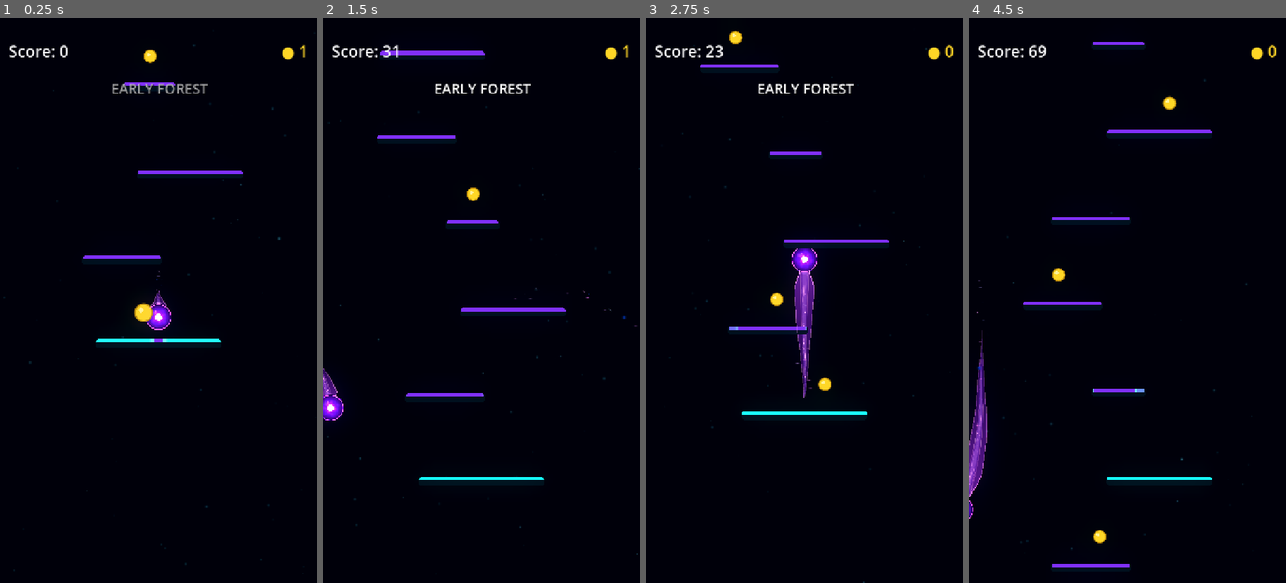
Above: before the commit, frames 1-4 (left to right).
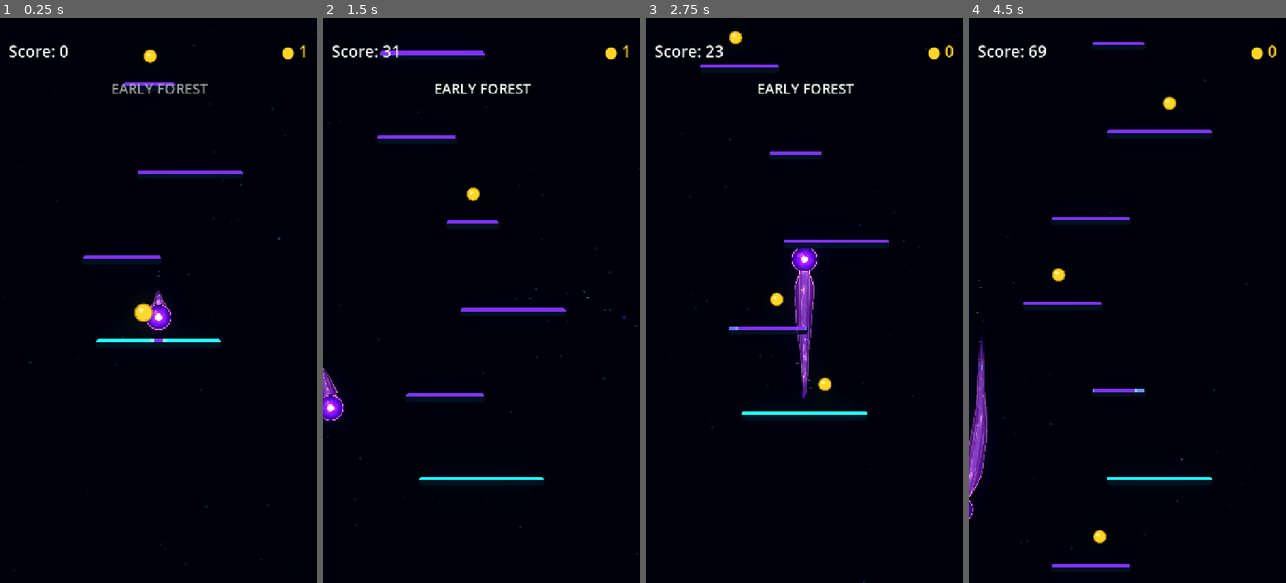
Above: after the commit, the same moments.

Repository: Kryodo/TowerJump
Game: Godot game, scene res://scenes/main.tscn
The game is run twice, just before and just after one commit, with the same random seed, the same clock (stepped at 60 frames per second) and the same inputs.
Inputs (mouse positions are in pixels of both pictures, inside the frame that each line leads up to):
- Up to frame 1 (0.25 s): no input
- Up to frame 2 (1.5 s): move the mouse to (551, 272) at 0.52 s; hold Right (ui_right) 0.53-1.25 s; click (551, 272) at 0.67 s; drag from (418, 328) to (471, 193) at 1.27 s
- Up to frame 3 (2.75 s): click "Nochmal spielen" at 2 s
- Up to frame 4 (4.5 s): move the mouse to (1159, 176) at 2.77 s; hold Right (ui_right) 2.78-3.5 s; drag from (1111, 413) to (1057, 215) at 3.52 s; move the mouse to (1222, 385) at 4.27 s; hold Left (ui_left) from 4.28 s (still down)

The runs differ from the first frame. In frame 1, less than 0.1% of the frame differs, in the area x 48-52%, y 48-51%; in frame 2, less than 0.1%; in frame 3, 0.4%; in frame 4, 0.4%, in the area x 0-6%, y 55-84%.

Commit message:
Broaden energy flow through shoulders and soften tail contour

Diff:
--- a/scenes/ball.tscn
+++ b/scenes/ball.tscn
@@ -15,7 +15,7 @@
 
 [sub_resource type="Gradient" id="Gradient_unified_contour"]
 offsets = PackedFloat32Array(0, 0.04, 0.12, 0.44, 0.56, 0.88, 0.96, 1)
-colors = PackedColorArray(1, 1, 1, 1, 1, 1, 1, 0.84, 1, 1, 1, 0.50, 1, 1, 1, 0.18, 1, 1, 1, 0.18, 1, 1, 1, 0.50, 1, 1, 1, 0.84, 1, 1, 1, 1)
+colors = PackedColorArray(1, 1, 1, 1, 1, 1, 1, 0.84, 1, 1, 1, 0.50, 1, 1, 1, 0.04, 1, 1, 1, 0.04, 1, 1, 1, 0.50, 1, 1, 1, 0.84, 1, 1, 1, 1)
 
 [sub_resource type="Curve" id="Curve_iijjg"]
 _data = [Vector2(0, 0.015), 0.0, 4.2, 0, 1, Vector2(0.07, 0.505), 4.2, 1.2, 1, 1, Vector2(0.2, 1.15), 1.2, 0.0, 1, 1, Vector2(0.36, 0.94), 0.0, -0.9, 1, 1, Vector2(0.68, 0.42), -0.9, -1.0, 1, 1, Vector2(0.92, 0.04), -1.0, -0.5, 1, 1, Vector2(1, 0), -0.5, 0.0, 1, 0]
@@ -28,7 +28,7 @@
 metadata/_snap_count = 15
 
 [sub_resource type="Curve" id="Curve_energy_taper"]
-_data = [Vector2(0, 0.58), 0.0, 2.8, 0, 1, Vector2(0.08, 0.98), 2.8, -0.7, 1, 1, Vector2(0.18, 0.86), -0.7, -0.8, 1, 1, Vector2(0.34, 0.68), -0.8, -0.8, 1, 1, Vector2(0.62, 0.37), -0.8, -0.9, 1, 1, Vector2(0.86, 0.11), -0.9, -0.6, 1, 1, Vector2(1, 0), -0.6, 0.0, 1, 0]
+_data = [Vector2(0, 0.58), 0.0, 2.8, 0, 1, Vector2(0.08, 0.98), 2.8, 0.45, 1, 1, Vector2(0.18, 1.12), 0.45, -0.45, 1, 1, Vector2(0.34, 1.04), -0.45, -0.55, 1, 1, Vector2(0.62, 0.82), -0.55, -0.7, 1, 1, Vector2(0.86, 0.60), -0.7, -0.45, 1, 1, Vector2(1, 0.46), -0.45, 0.0, 1, 0]
 point_count = 7
 
 [sub_resource type="ShaderMaterial" id="ShaderMaterial_eew57"]
